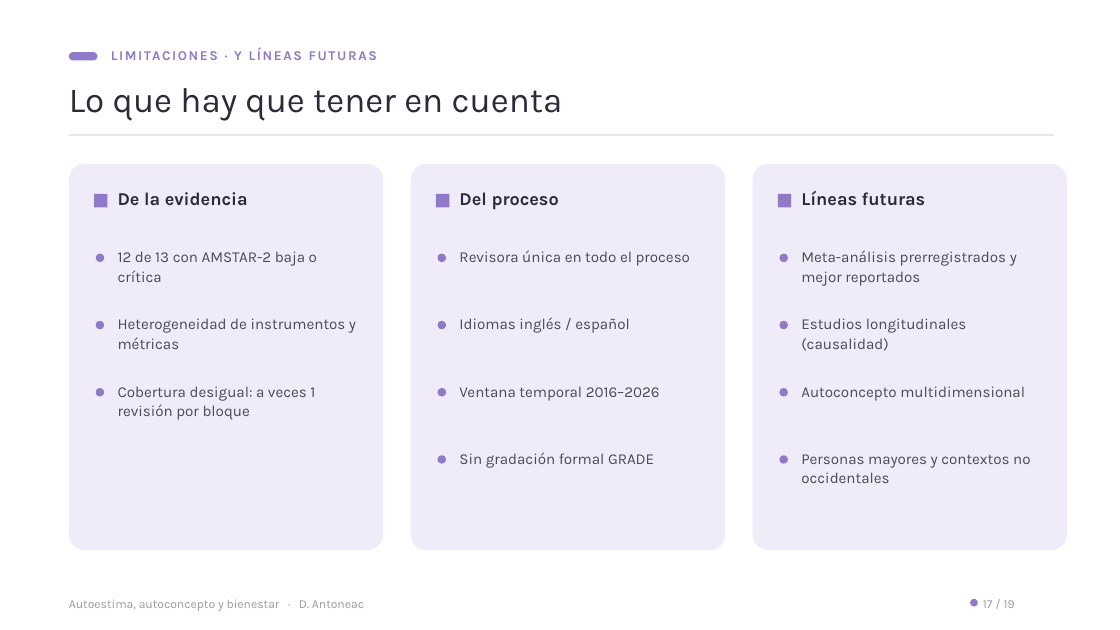
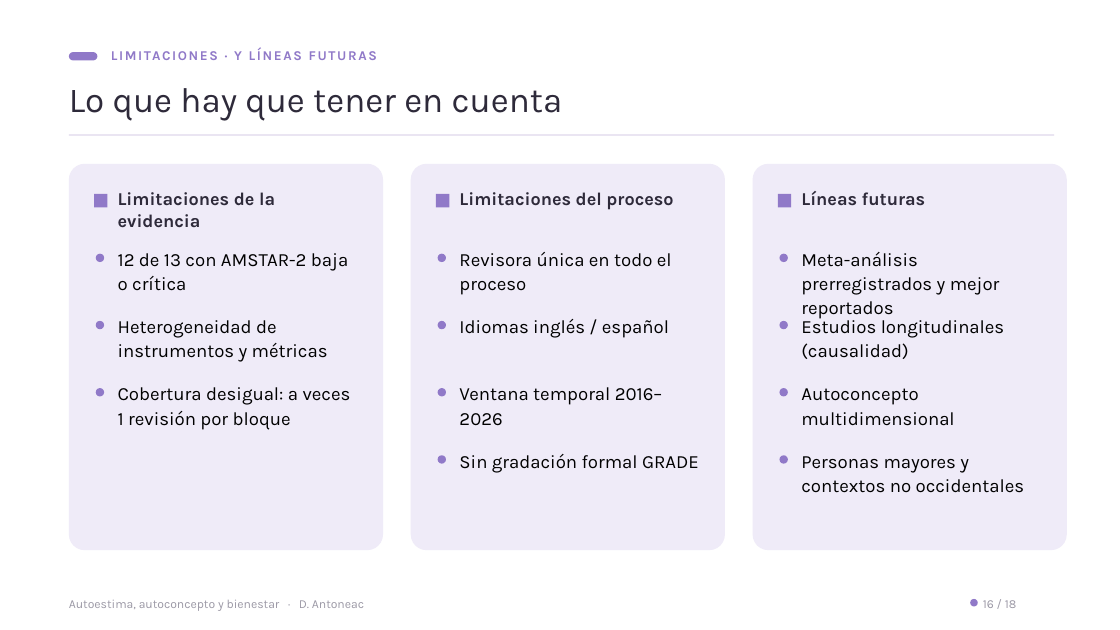
Before and after one commit to denisaantoneac23-dotcom/tfm-presentacion, a slide deck: slide 16 of TFM_Presentacion_Denisa_Antoneac_v13.pptx (slide 17 before the commit). Drawn at 1120x630 pixels with LibreOffice and Linux fonts; fonts in the diff are those of the drawing. Boxes give left, top, right and bottom in pixels: in the first picture for what was removed or moved away, otherwise in the second. Text is boxed around its words. In the diff, an @@ line names an element or a change of style, - is before the commit and + after.

```diff
--- a/TFM_Presentacion_Denisa_Antoneac_v13.pptx
+++ b/TFM_Presentacion_Denisa_Antoneac_v13.pptx
@@ text at (118, 192, 275, 228): text changed @@
-De la evidencia
+Limitaciones de la evidencia
@@ text at (459, 192, 673, 210): text changed @@
-Del proceso
+Limitaciones del proceso
@@ size 13 to 16 pt, text colour #4C4954 to #000000 in 11 elements at (118, 253, 348, 291), (118, 320, 328, 362), (118, 387, 351, 430), (459, 252, 672, 295), (459, 319, 669, 338), (459, 387, 662, 426), (459, 454, 699, 473), (801, 252, 1000, 319), (801, 316, 1004, 359), (801, 388, 954, 426), (801, 456, 1025, 493) @@
@@ text at (983, 600, 1017, 608): text changed @@
-17 / 19
+16 / 18
```
Also in this commit, not shown: 15 other slides changed, 1 slide removed.
